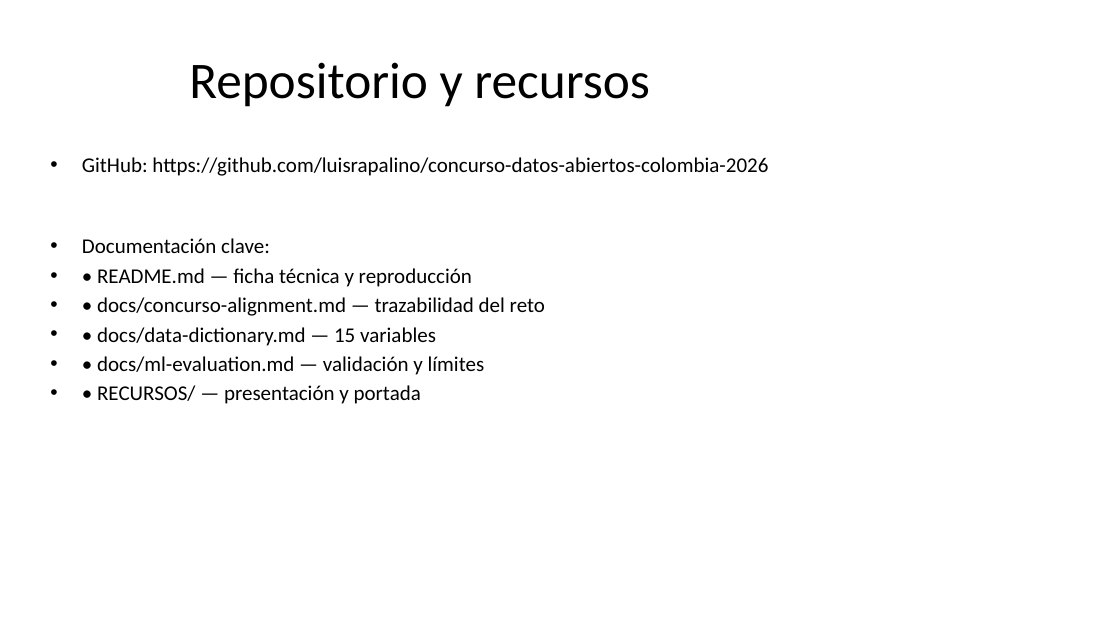
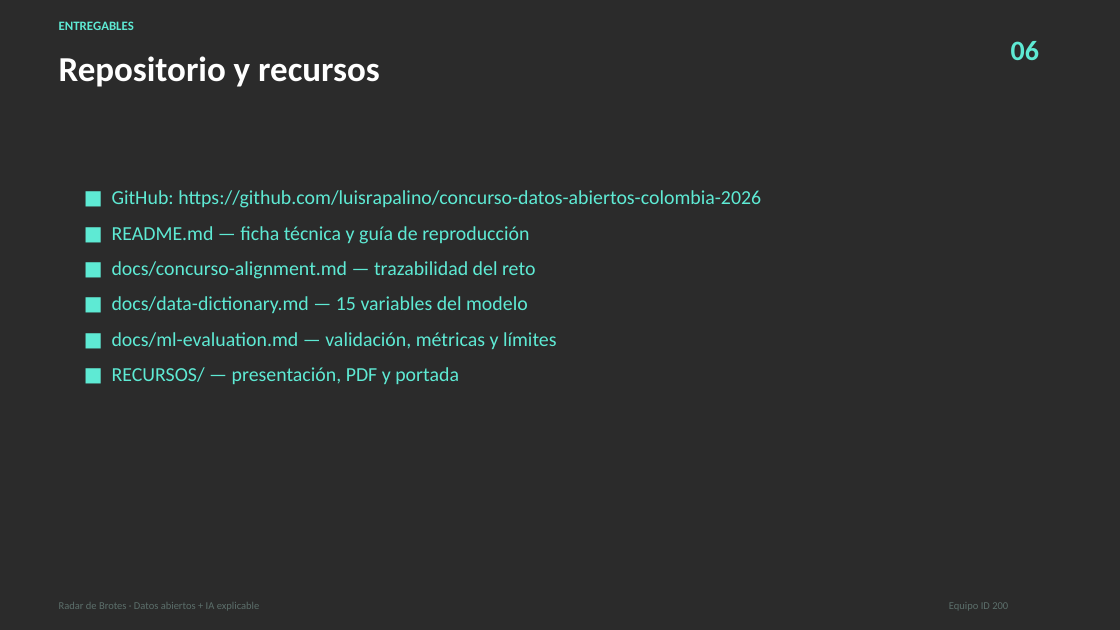
Before and after one commit to luisrapalino/concurso-datos-abiertos-colombia-2026, a slide deck: slide 7 of RECURSOS/Presentacion.pptx. Drawn at 1120x630 pixels with LibreOffice and Linux fonts; fonts in the diff are those of the drawing; background and template pictures are left out; a plain dark background stands for a picture behind light text. Boxes give left, top, right and bottom in pixels: in the first picture for what was removed or moved away, otherwise in the second. Text is boxed around its words. In the diff, an @@ line names an element or a change of style, - is before the commit and + after.

Commit message:
chore(concurso): regenerate presentation assets with professional design
Rebuild the delivery deck, PDF and cover from the redesigned generator
so the material reflects the branded visuals and corrected Spanish copy.

```diff
--- a/RECURSOS/Presentacion.pptx
+++ b/RECURSOS/Presentacion.pptx
@@ background #FFFFFF to picture (left out) @@
@@ text added at (59,21,134,30), 11 pt, text #5EEAD4, bold @@
+ENTREGABLES
@@ text "Repositorio y recursos": place and size @@
-text "Repositorio y recursos" at (189,62,650,107)
+text "Repositorio y recursos" at (59,56,380,87)
@@ text "Repositorio y recursos" at (59,56,380,87): size 44 to 30 pt, text colour #000000 to #FFFFFF, bold on; alignment centre to left; vertical alignment middle to top @@
@@ text added at (1011,41,1039,60), 24 pt, text #5EEAD4, bold @@
+06
@@ text at (112,190,761,384): text changed; size 18 to 17 pt; text colour #000000 to #5EEAD4 @@
-• GitHub: https://github.com/luisrapalino/concurso-datos-abiertos-colombia-2026
-• Documentación clave:
-• • README.md — ficha técnica y reproducción
-• • docs/concurso-alignment.md — trazabilidad del reto
-• • docs/data-dictionary.md — 15 variables
-• • docs/ml-evaluation.md — validación y límites
-• • RECURSOS/ — presentación y portada
+■ GitHub: https://github.com/luisrapalino/concurso-datos-abiertos-colombia-2026
+■ README.md — ficha técnica y guía de reproducción
+■ docs/concurso-alignment.md — trazabilidad del reto
+■ docs/data-dictionary.md — 15 variables del modelo
+■ docs/ml-evaluation.md — validación, métricas y límites
+■ RECURSOS/ — presentación, PDF y portada
@@ text added at (59,602,260,611), 9 pt, text #5C6F6B @@
+Radar de Brotes · Datos abiertos + IA explicable
@@ text added at (949,602,1008,611), 9 pt, text #5C6F6B @@
+Equipo ID 200
```
Also in this commit, not shown: 6 other slides changed, 1 slide added, 1 slide removed, 2 other files.
